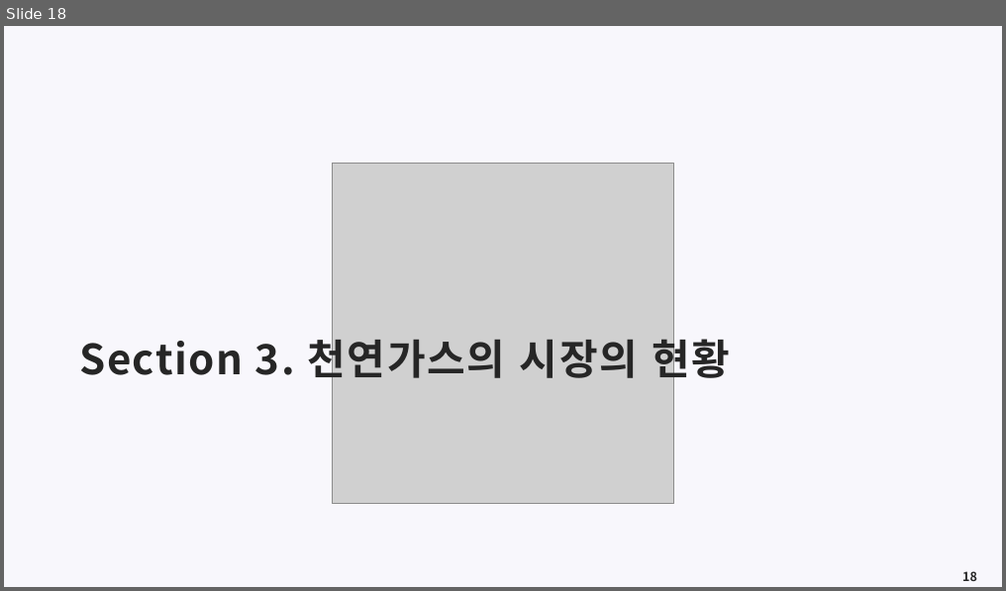
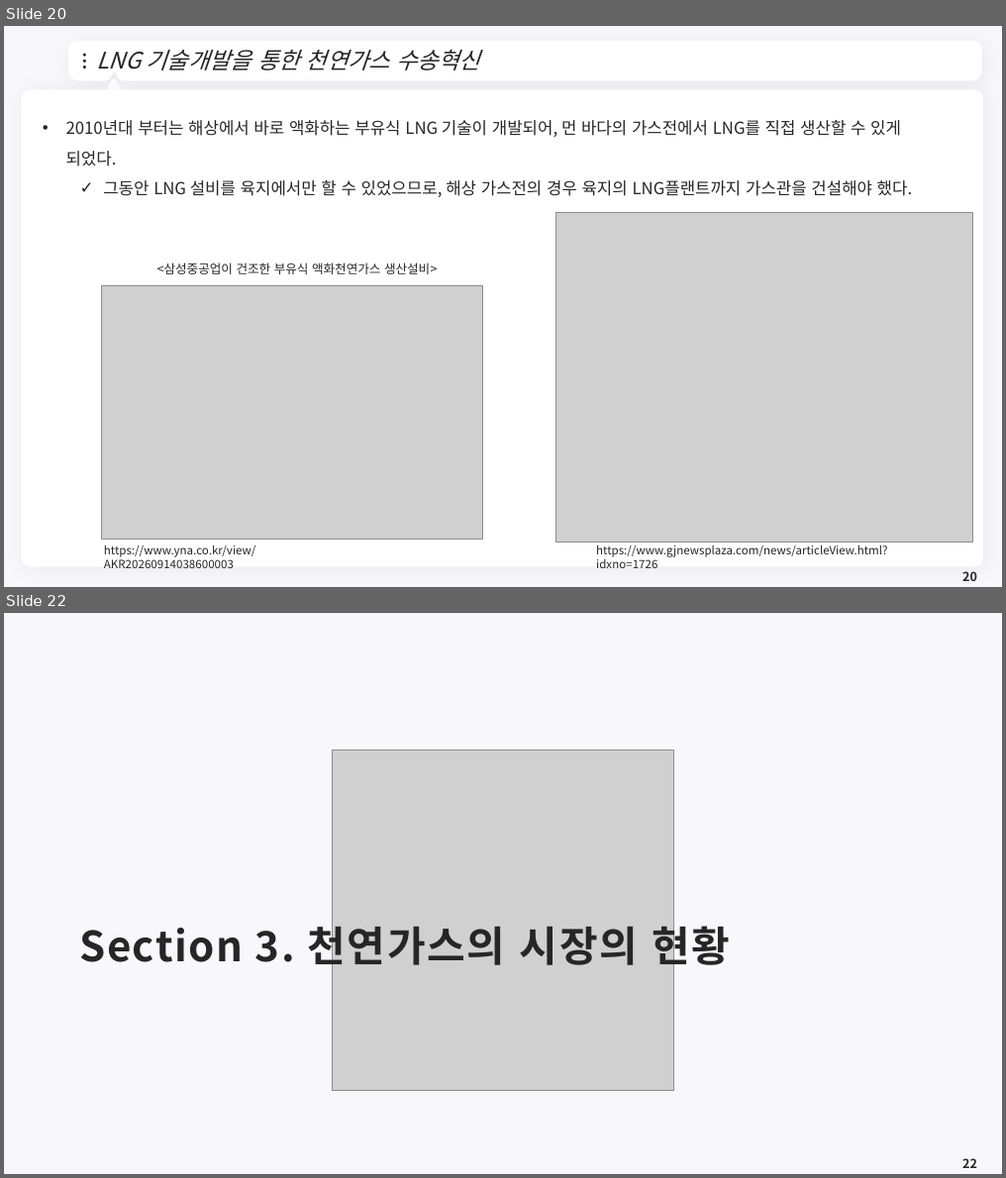
Before and after one commit to meandthey/Teaching, a slide deck: 에너지경제학/자원에너지경제학_Chapter_4 (가스).pptx. Shown one above the other, each under a label of ours: slide 18 before the commit, slides 20 and 22 after it; the slides between them are not shown. The pictures are 1006x591 and 1006x1178 pixels, drawn with LibreOffice and Linux fonts; fonts in the diff are those of the drawing; grey boxes stand for pictures; background and template pictures are left out. Boxes give left, top, right and bottom in pixels: in the first picture for what was removed or moved away, otherwise in the second. Text is boxed around its words. In the diff, an @@ line names an element or a change of style, - is before the commit and + after.

```diff
--- a/에너지경제학/자원에너지경제학_Chapter_4 (가스).pptx
+++ b/에너지경제학/자원에너지경제학_Chapter_4 (가스).pptx
@@ slide 20 added at <box>4,26,1002,587</box>, background #F8F7FC @@
@@ freeform shape added at <box>72,45,979,77</box>, fill #FFFFFF, outline #FFFFFF 7.25 pt @@
@@ ellipse added at <box>83,54,86,57</box>, fill #262626 @@
@@ title added at <box>96,49,480,71</box>, 22 pt, text #262626, italic @@
+LNG 기술개발을 통한 천연가스 수송혁신
@@ ellipse added at <box>83,60,86,63</box>, fill #262626 @@
@@ ellipse added at <box>83,66,86,69</box>, fill #262626 @@
@@ triangle added at <box>105,80,122,95</box>, fill #FFFFFF, outline #FFFFFF 3.75 pt @@
@@ freeform shape added at <box>958,56,967,68</box>, fill #FFFFFF @@
@@ rounded rectangle added at <box>21,89,984,568</box>, fill #FFFFFF @@
@@ text added at <box>66,120,913,197</box>, 16 pt, text #262626 @@
+• 2010년대 부터는 해상에서 바로 액화하는 부유식 LNG 기술이 개발되어, 먼 바다의 가스전에서 LNG를 직접 생산할 수 있게 되었다.
+  ✓ 그동안 LNG 설비를 육지에서만 할 수 있었으므로, 해상 가스전의 경우 육지의 LNG플랜트까지 가스관을 건설해야 했다.
@@ picture added at <box>555,212,973,543</box> @@
@@ text added at <box>157,263,438,274</box>, 12 pt, text #262626 @@
+<삼성중공업이 건조한 부유식 액화천연가스 생산설비>
@@ picture added at <box>101,285,482,540</box> @@
@@ text added at <box>104,546,255,569</box>, 11 pt, text #262626 @@
+https://www.yna.co.kr/view/AKR20260914038600003
@@ text added at <box>596,546,888,569</box>, 11 pt, text #262626 @@
+https://www.gjnewsplaza.com/news/articleView.html?idxno=1726
@@ page number added at <box>962,571,977,581</box>, 12 pt, text #262626, bold @@
+20
@@ what was slide 18 is now slide 22 @@
@@ page number at <box>962,1158,977,1168</box>: text changed @@
-18
+22
```
Also in this commit, not shown: 3 other slides added, 5 other files.
